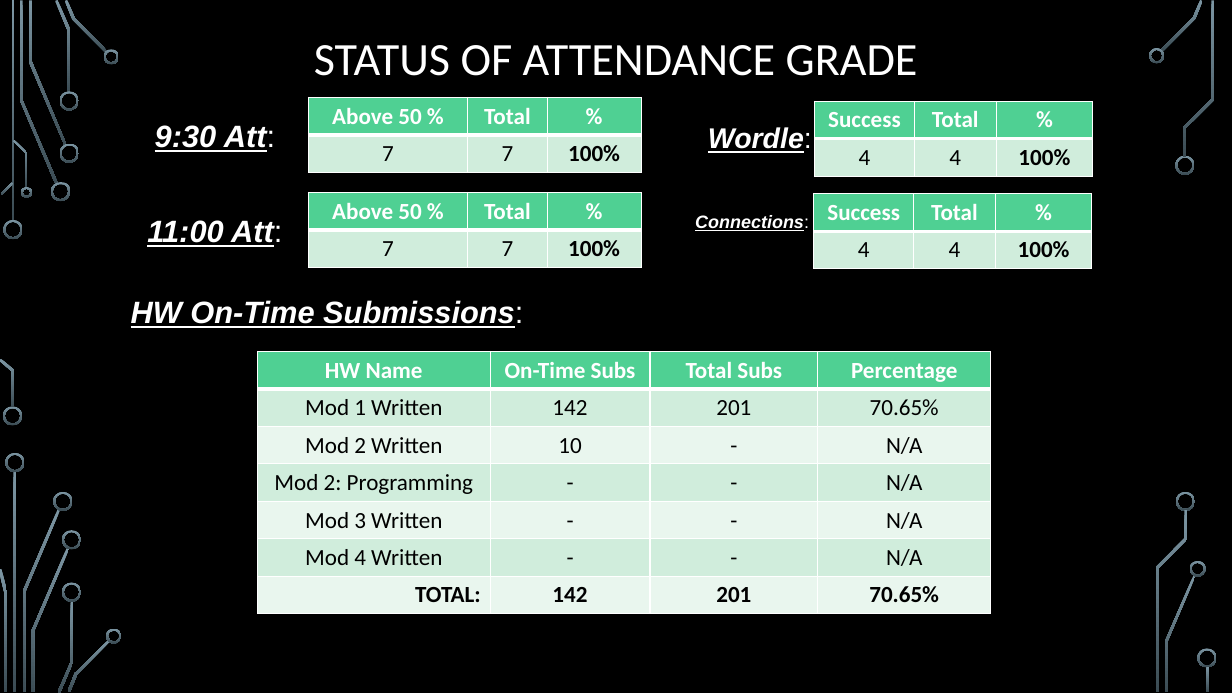
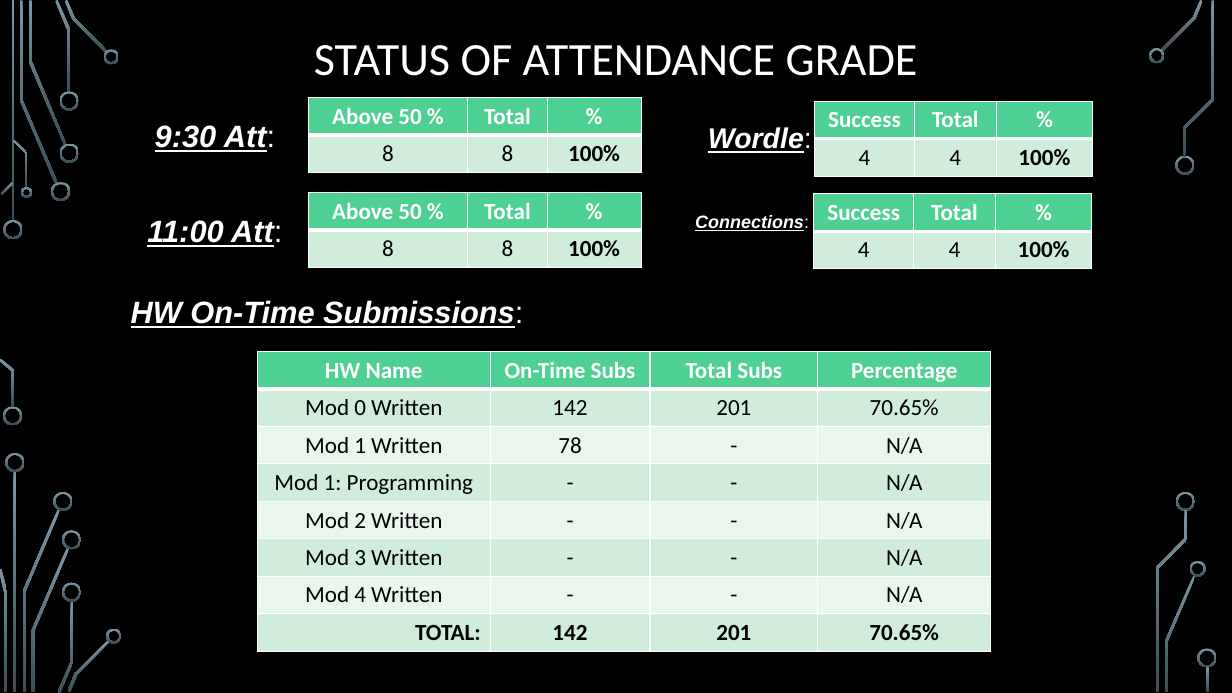
Before and after one commit to markfloryan/dmt2, a slide deck: slide 12 of slides/00-DailyAnnouncements.pptx (slide 11 before the commit). Drawn at 1232x693 pixels with LibreOffice and Linux fonts; fonts in the diff are those of the drawing; background and template pictures are left out. Boxes give left, top, right and bottom in pixels: in the first picture for what was removed or moved away, otherwise in the second. Text is boxed around its words. In the diff, an @@ line names an element or a change of style, - is before the commit and + after.

```diff
--- a/slides/00-DailyAnnouncements.pptx
+++ b/slides/00-DailyAnnouncements.pptx
@@ table at bbox=[309, 98, 641, 173] @@
-row 2, column 1: 7
+row 2, column 1: 8
-row 2, column 2: 7
+row 2, column 2: 8
@@ table at bbox=[309, 192, 641, 267] @@
-row 2, column 1: 7
+row 2, column 1: 8
-row 2, column 2: 7
+row 2, column 2: 8
@@ table at bbox=[258, 351, 992, 651] @@
-row 2: Mod 1 Written | 142 | 201 | 70.65%
-row 3: Mod 2 Written | 10 | - | N/A
-row 4: Mod 2: Programming | - | - | N/A
+row 2: Mod 0 Written | 142 | 201 | 70.65%
+row 3: Mod 1 Written | 78 | - | N/A
+row 4: Mod 1: Programming | - | - | N/A
+row 5: Mod 2 Written | - | - | N/A
```
Also in this commit, not shown: 1 slide added, 4 other files.
